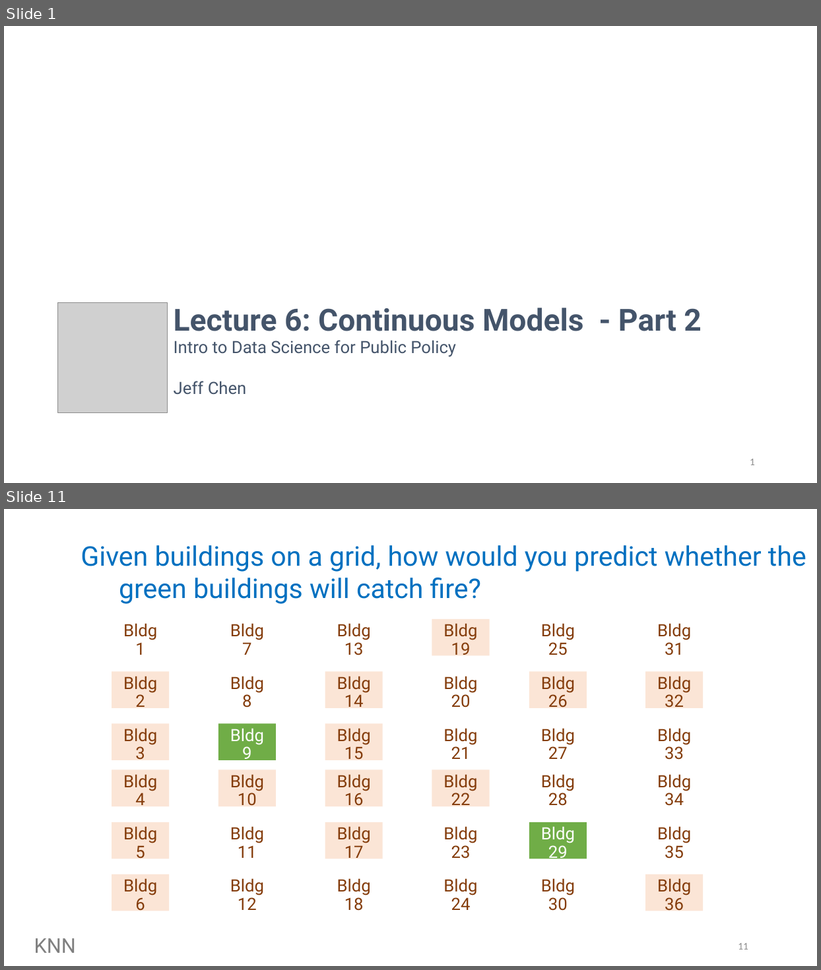
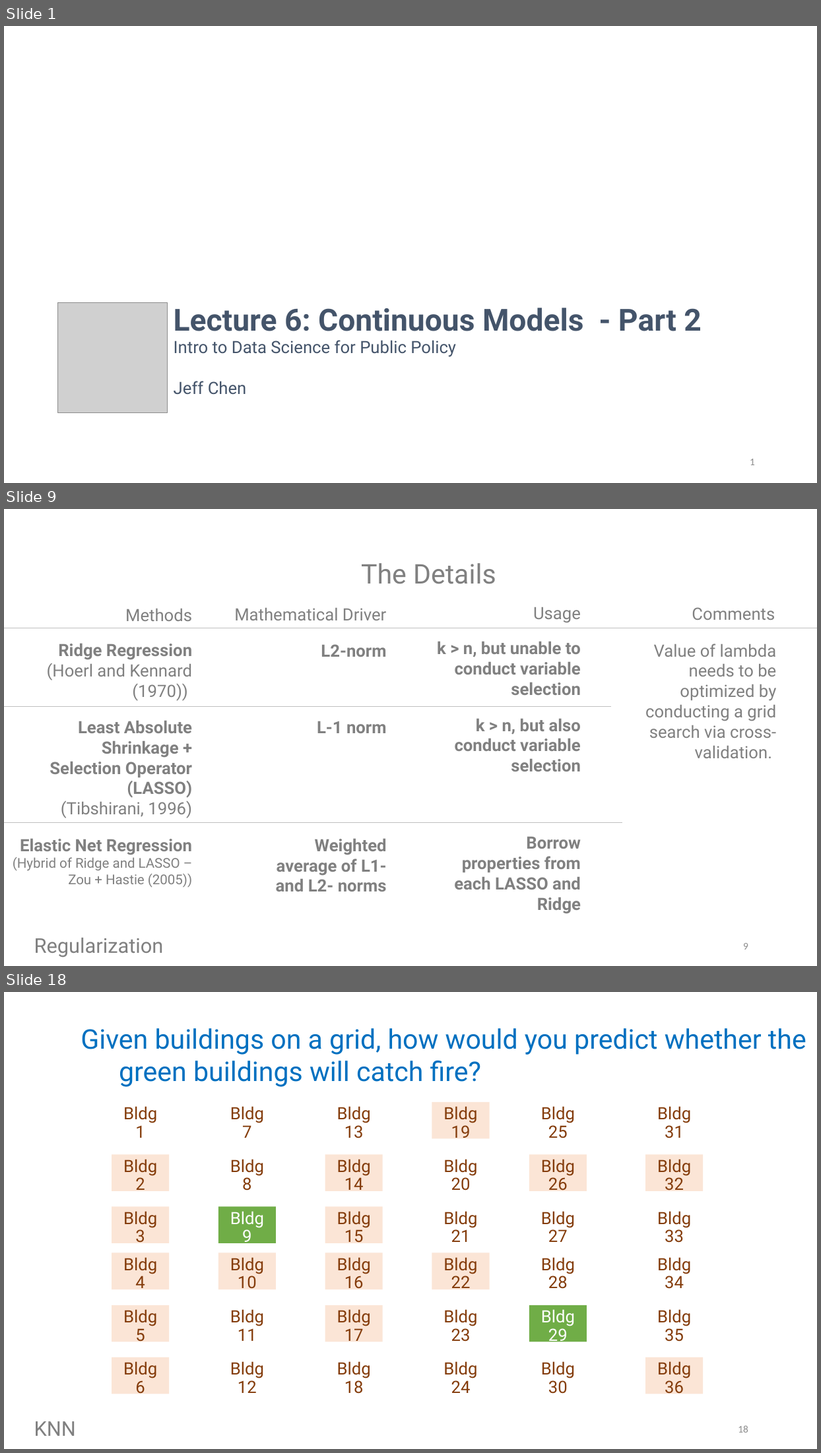
Before and after one commit to SigmaMonstR/data-science, a slide deck: lecture-06/slides.pptx. Shown one above the other, each under a label of ours: slides 1 and 11 before the commit, slides 1, 9 and 18 after it; the slides between them are not shown. The pictures are 821x970 and 821x1453 pixels, drawn with LibreOffice and Linux fonts; fonts in the diff are those of the drawing; grey boxes stand for pictures. Boxes give left, top, right and bottom in pixels: in the first picture for what was removed or moved away, otherwise in the second. Text is boxed around its words. In the diff, an @@ line names an element or a change of style, - is before the commit and + after.

```diff
--- a/lecture-06/slides.pptx
+++ b/lecture-06/slides.pptx
@@ slide 9 added at [4,509,817,966], background #FFFFFF @@
@@ text added at [333,563,430,584], 32 pt, text #808080 @@
+Various types of regularization
@@ text added at [361,563,496,584], 32 pt, text #808080 @@
+The Details
@@ text added at [533,607,581,623], 20 pt, text #808080 @@
+Usage
@@ text added at [692,607,775,620], 20 pt, text #808080 @@
+Comments
@@ text added at [125,609,192,621], 20 pt, text #808080 @@
+Methods
@@ text added at [234,608,386,621], 20 pt, text #808080 @@
+Mathematical Driver
@@ line added from (4, 628) to (817, 628), #BFBFBF 0.5 pt @@
@@ text added at [47,644,192,701], 20 pt, text #808080 @@
+Ridge Regression
+(Hoerl and Kennard (1970))
@@ text added at [321,644,386,657], 20 pt, text #808080, bold @@
+L2-norm
@@ text added at [437,642,581,695], 20 pt, text #808080, bold @@
+k > n, but unable to conduct variable selection
@@ text added at [646,644,777,758], 20 pt, text #808080 @@
+Value of lambda needs to be optimized by conducting a grid search via cross-validation.
@@ line added from (4, 706) to (611, 706), #BFBFBF 0.5 pt @@
@@ text added at [50,721,192,819], 20 pt, text #808080, bold @@
+Least Absolute Shrinkage + Selection Operator (LASSO)
+(Tibshirani, 1996)
@@ text added at [317,722,387,733], 20 pt, text #808080, bold @@
+L-1 norm
@@ text added at [455,719,581,772], 20 pt, text #808080, bold @@
+k > n, but also conduct variable selection
@@ line added from (4, 823) to (622, 823), #BFBFBF 0.5 pt @@
@@ text added at [13,839,192,888], 16 pt, text #808080 @@
+Elastic Net Regression
+(Hybrid of Ridge and LASSO – Zou + Hastie (2005))
@@ text added at [276,839,387,892], 20 pt, text #808080, bold @@
+Weighted average of L1- and L2- norms
@@ text added at [454,837,581,914], 20 pt, text #808080, bold @@
+Borrow properties from each LASSO and Ridge
@@ rectangle added at [636,829,781,852], fill #FFFFFF @@
@@ text added at [34,938,164,958], 24 pt, text #808080 @@
+Regularization
@@ page number added at [743,943,748,950], 12 pt, text #8C8C8C @@
+9
@@ what was slide 11 is now slide 18 @@
@@ page number at [738,1426,748,1433]: text changed @@
-11
+18
```
Also in this commit, not shown: 4 slides changed, 12 other slides added, 6 slides removed, 8 other files.
